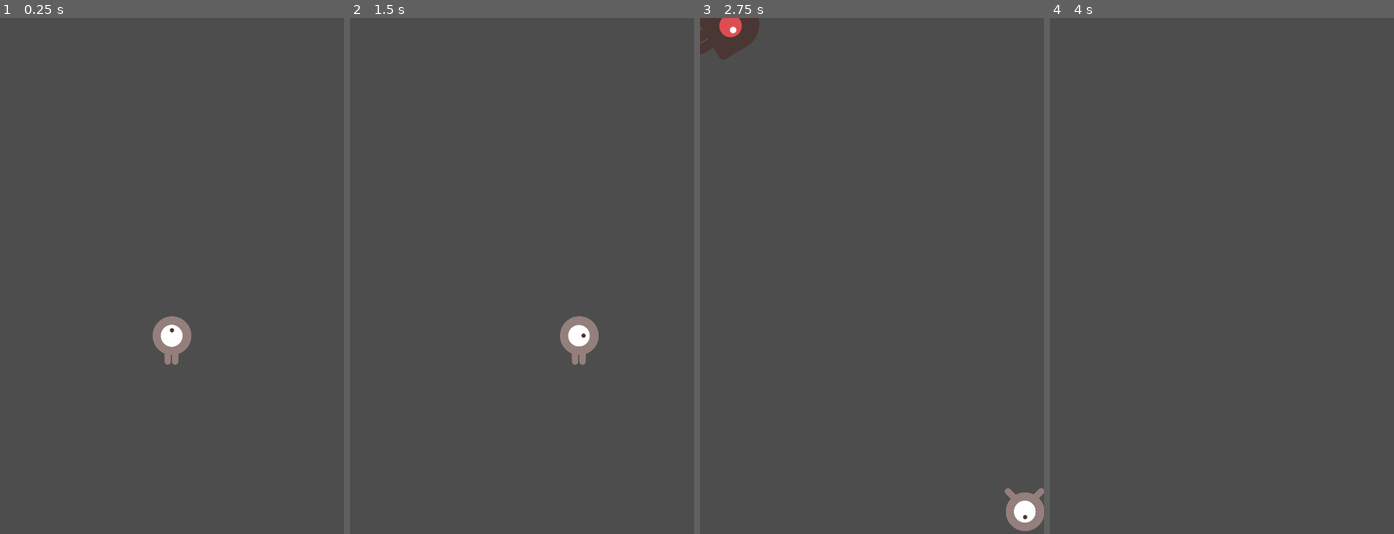
Above: before the commit, frames 1-4 (left to right).
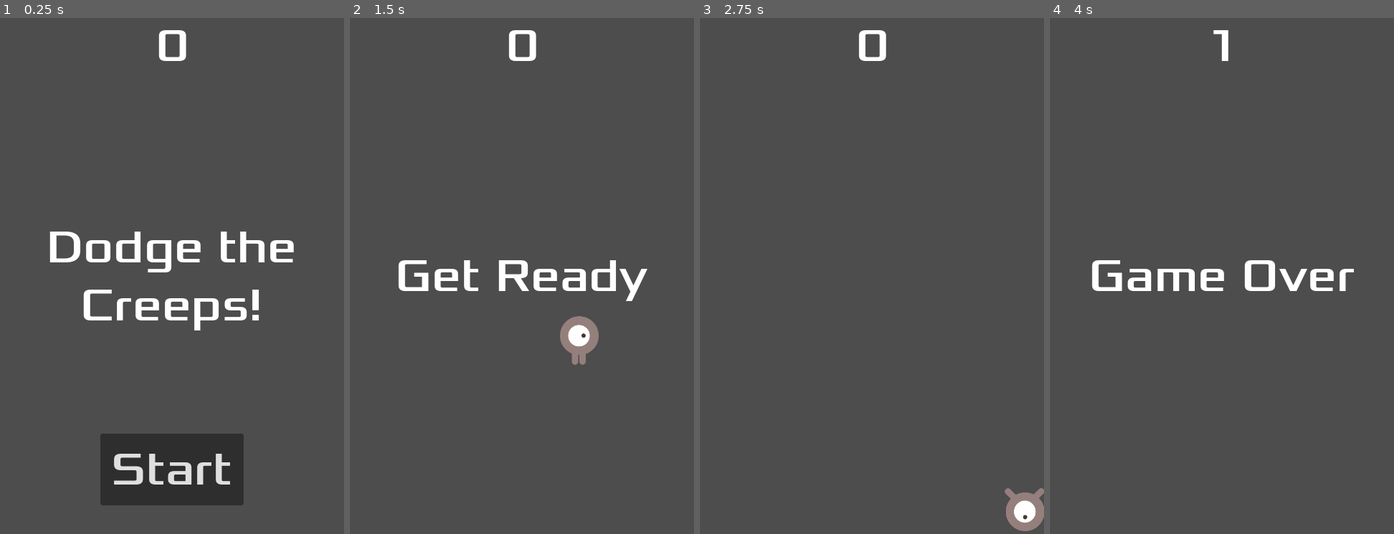
Above: after the commit, the same moments.

Repository: augusto-roct/fisrt-2d-game
Game: Godot game, scene res://Scenes/main/main.tscn
Two runs of this game, one before a commit and one after it. Both use one fixed random seed, a clock stepped at 60 frames per second and the inputs below.
Inputs (mouse positions are in pixels of both pictures, inside the frame that each line leads up to):
- Up to frame 1 (0.25 s): no input
- Up to frame 2 (1.5 s): click (522, 472) at 0.5 s, where only the run after the commit has a clickable "Start"; tap Enter at 1.25 s; hold Right (move_right) from 1.28 s (still down)
- Up to frame 3 (2.75 s): release Right (move_right) at 2.03 s; hold Down (move_down) from 2.03 s (still down)
- Up to frame 4 (4 s): release Down (move_down) at 2.78 s; hold Right (move_right) 2.78-3.53 s; hold Up (move_up) from 3.53 s (still down)

The runs differ from the first frame. In frame 1, 9.7% of the frame differs, in the area x 14-86%, y 2-95%; in frame 2, 2.1%; in frame 3, 1.3%; in frame 4, 1.9%.

Commit message:
add: HUD to main

Diff:
--- /dev/null
+++ b/Scenes/HUD/hud.gd
@@ -0,0 +1,43 @@
+extends CanvasLayer
+
+
+signal start_game
+
+
+func show_message(text):
+	$Message.text = text
+	$Message.show()
+	$MessageTimer.start()
+
+
+func show_game_over():
+	show_message("Game Over")
+
+	await $MessageTimer.timeout
+
+	$Message.text = "Dodge the Creeps!"
+	$Message.show()
+
+	await get_tree().create_timer(1.0).timeout
+	$StartButton.show()
+
+
+func update_score(score):
+	$ScoreLabel.text = str(score)
+
+
+func _ready():
+	pass
+
+
+func _process(delta):
+	pass
+
+
+func _on_start_button_pressed():
+	$StartButton.hide()
+	start_game.emit()
+
+
+func _on_message_timer_timeout():
+	$Message.hide()
--- a/Scenes/HUD/hud.tscn
+++ b/Scenes/HUD/hud.tscn
@@ -1,8 +1,10 @@
-[gd_scene load_steps=2 format=3 uid="uid://crkvjf011fld5"]
+[gd_scene load_steps=3 format=3 uid="uid://crkvjf011fld5"]
 
+[ext_resource type="Script" path="res://Scenes/HUD/hud.gd" id="1_q4geo"]
 [ext_resource type="FontFile" uid="uid://ddsdamvuk30d1" path="res://fonts/Xolonium-Regular.ttf" id="1_yk5cp"]
 
 [node name="HUD" type="CanvasLayer"]
+script = ExtResource("1_q4geo")
 
 [node name="ScoreLabel" type="Label" parent="."]
 anchors_preset = 5
@@ -56,3 +58,8 @@
 text = "Start"
 
 [node name="MessageTimer" type="Timer" parent="."]
+wait_time = 2.0
+one_shot = true
+
+[connection signal="pressed" from="StartButton" to="." method="_on_start_button_pressed"]
+[connection signal="timeout" from="MessageTimer" to="." method="_on_message_timer_timeout"]
--- a/Scenes/main/main.gd
+++ b/Scenes/main/main.gd
@@ -5,7 +5,7 @@
 
 
 func _ready():
-	new_game()
+	pass
 
 
 func _process(delta):
@@ -17,9 +17,16 @@
 	$MobTimer.stop()
 	set_process(not is_processing())
 
+	$HUD.show_game_over()
+
+	get_tree().call_group("mobs", "queue_free")
 
 func new_game():
 	score = 0
+
+	$HUD.update_score(score)
+	$HUD.show_message("Get Ready")
+
 	$Player.start($StartPosition.position)
 	$StartTimer.start()
 	set_process(not is_processing())
@@ -27,11 +34,15 @@
 
 func _on_score_timer_timeout():
 	score += 1
+	$HUD.update_score(score)
 
 
 func _on_start_timer_timeout():
-	$MobTimer.start()
-	$ScoreTimer.start()
+	if $MobTimer.is_stopped():
+		$MobTimer.start()
+
+	if $ScoreTimer.is_stopped():
+		$ScoreTimer.start()
 
 
 func _on_mob_timer_timeout():
--- a/Scenes/main/main.tscn
+++ b/Scenes/main/main.tscn
@@ -1,8 +1,9 @@
-[gd_scene load_steps=5 format=3 uid="uid://sl3qh6a28oje"]
+[gd_scene load_steps=6 format=3 uid="uid://sl3qh6a28oje"]
 
 [ext_resource type="Script" path="res://Scenes/main/main.gd" id="1_hwtau"]
 [ext_resource type="PackedScene" uid="uid://w7txrompw8v3" path="res://Scenes/player/player.tscn" id="1_nghim"]
 [ext_resource type="PackedScene" uid="uid://ogmcd4b8qwht" path="res://Scenes/mob/mob.tscn" id="2_j3heg"]
+[ext_resource type="PackedScene" uid="uid://crkvjf011fld5" path="res://Scenes/HUD/hud.tscn" id="4_khoca"]
 
 [sub_resource type="Curve2D" id="Curve2D_qss8d"]
 _data = {
@@ -36,8 +37,11 @@
 position = Vector2(-1, -1)
 rotation = 0.002079
 
+[node name="HUD" parent="." instance=ExtResource("4_khoca")]
+
 [connection signal="hit" from="Player" to="." method="game_over"]
 [connection signal="timeout" from="MobTimer" to="." method="_on_start_timer_timeout"]
 [connection signal="timeout" from="MobTimer" to="." method="_on_mob_timer_timeout"]
 [connection signal="timeout" from="ScoreTimer" to="." method="_on_score_timer_timeout"]
 [connection signal="timeout" from="StartTimer" to="." method="_on_start_timer_timeout"]
+[connection signal="start_game" from="HUD" to="." method="new_game"]
--- a/Scenes/mob/mob.tscn
+++ b/Scenes/mob/mob.tscn
@@ -45,22 +45,23 @@
 }]
 
 [sub_resource type="CapsuleShape2D" id="CapsuleShape2D_fjqlq"]
-radius = 36.0
-height = 100.0
+radius = 32.0
+height = 88.0
 
-[node name="Mob" type="RigidBody2D"]
+[node name="Mob" type="RigidBody2D" groups=["mobs"]]
 collision_mask = 0
 gravity_scale = 0.0
 script = ExtResource("1_ofxne")
 metadata/_edit_group_ = true
 
 [node name="AnimatedSprite2D" type="AnimatedSprite2D" parent="."]
-scale = Vector2(0.75, 0.75)
+scale = Vector2(0.5, 0.5)
 sprite_frames = SubResource("SpriteFrames_bjp08")
 animation = &"fly"
 
 [node name="CollisionShape2D" type="CollisionShape2D" parent="."]
 rotation = 1.5708
+scale = Vector2(0.75, 0.75)
 shape = SubResource("CapsuleShape2D_fjqlq")
 
 [node name="VisibleOnScreenNotifier2D" type="VisibleOnScreenNotifier2D" parent="."]
